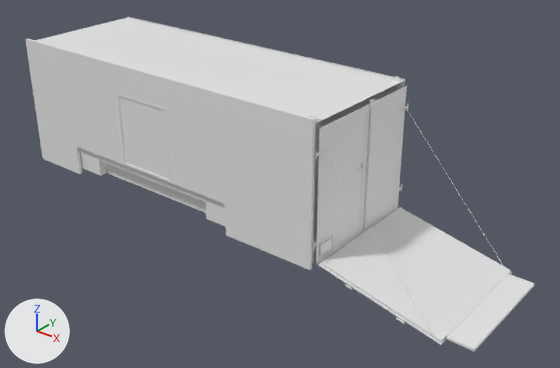
Two versions of the glTF model public/models/Exterior/Rear Doors.glb, one commit apart.
Camera for both pictures: a 50 mm lens placed at (11.15, -9.56, 6.82), pointed at (3.5, -0.01, 0.89). Every picture has the same lights, and +X, +Y and +Z are marked at lower left. The older version comes first. Where no turn or scale is listed for an object, it has been applied to the vertices.

The scene before the commit, as lines of its bpy script (objects in view):
```python
me_barn_door = bpy.data.meshes.new('Barn Door')
me_barn_door.from_pydata(...)  # 6647 vertices, 13114 faces; spans x -0.02..0.04, y -1.32..1.27, z -1.14..1.18
me_escape_door = bpy.data.meshes.new('Escape door')
me_escape_door.from_pydata(...)  # 1468 vertices, 2864 faces; spans x -3.49..3.27, y -0.18..2.34, z -1.21..1.27
me_heavy_duty_ramp = bpy.data.meshes.new('Heavy Duty Ramp')
me_heavy_duty_ramp.from_pydata(...)  # 16395 vertices, 32098 faces; spans x -2.46..0.43, y -1.24..1.26, z -0.07..2.8
ob_barn_door = bpy.data.objects.new('Barn Door', me_barn_door)
ob_barn_door.location = (5.19, 0.02, 1.61)
ob_escape_door_001 = bpy.data.objects.new('Escape door.001', me_escape_door)
ob_escape_door_001.location = (1.86, -1.12, 1.6)
ob_heavy_duty_ramp = bpy.data.objects.new('Heavy Duty Ramp', me_heavy_duty_ramp)
ob_heavy_duty_ramp.location = (7.38, -0.01, 0.06)
```
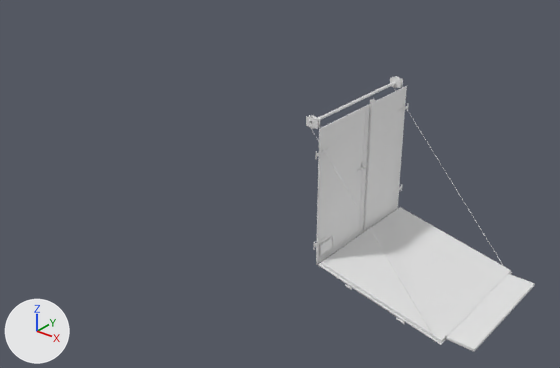
What differs and where, as boxes (x1, y1, x2, y2) in the pictures (560 x 368 px):
'Escape door.001', deleted: before (25, 17, 405, 270)

What changed in the scene script:
```text
Remove ob_escape_door_001:
    ob_escape_door_001 = bpy.data.objects.new('Escape door.001', me_escape_door)
    ob_escape_door_001.location = (1.86, -1.12, 1.6)
```
